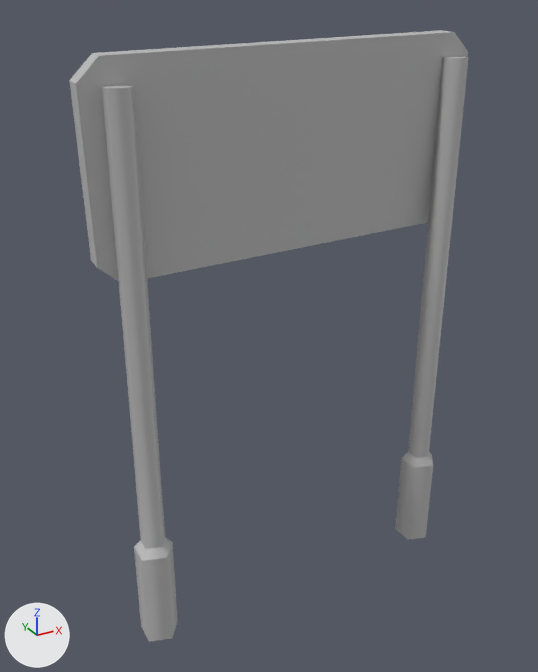
Two versions of the FBX model Source/Art/Industrial/SignStreet02.fbx, one commit apart.
Both versions are drawn from a 50 mm lens placed at (-4.13, -4.58, 4.73), pointed at (-1.5, 0.2, 2.34). Lighting does not change. The marker at lower left points along +X, +Y and +Z. Where no turn or scale is listed for an object, it has been applied to the vertices.

In view in the first picture: 'SignStreet02'.
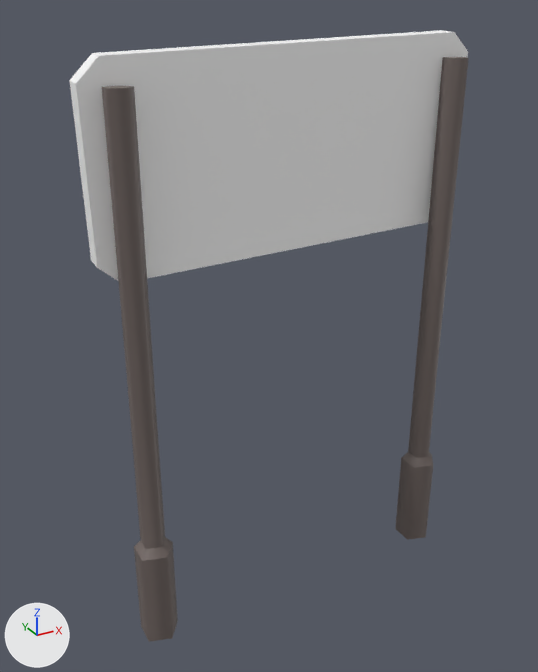
Changed parts and their boxes (x1, y1, x2, y2) in the pictures (538 x 672 px):
part 1 of me_mesh, recoloured: (130, 414, 178, 642) in both
part 2 of me_mesh, recoloured: (395, 452, 433, 540) in both
part 3 of me_mesh, recoloured: (102, 86, 156, 422) in both
part 4 of me_mesh, recoloured: (408, 58, 469, 458) in both
part 5 of me_mesh, recoloured: (69, 53, 118, 281) in both
part 6 of me_mesh, recoloured: (452, 32, 468, 58) in both
part 7 of me_mesh, recoloured: (93, 30, 454, 278) in both

The change, as a diff of the scene's bpy script:
```diff
--- a/Source/Art/Industrial/SignStreet02.fbx.py
+++ b/Source/Art/Industrial/SignStreet02.fbx.py
@@ mat_lambert_brown @@
+mat_lambert_brown = principled_material('lambert_brown')
+mat_lambert_brown.base_color = (0.161, 0.128, 0.119)  # grey #706461
@@ mat_lambert_white @@
+mat_lambert_white = principled_material('lambert_white')
+mat_lambert_white.base_color = (1.0, 1.0, 1.0)  # white #ffffff
@@ me_mesh @@
 me_mesh.from_pydata(...)  # 65 vertices, 69 faces; spans x -2.88..0.21, y -0.15..0.32, z 0.0..4.58
 # used by ob_signstreet02; location = (0.0, 0.0, 0.0)
+# me_mesh part 1: all 20 faces centred in x -2.78..-2.55, y -0.12..0.14, z 0.0..1.43 switch from mat_lambert5 (grey #bcbcbc) to mat_lambert_brown (grey #706461)
+# me_mesh part 2: all 15 faces centred in x -0.13..0.11, y -0.12..0.12, z 0.0..0.86 switch from mat_lambert5 (grey #bcbcbc) to mat_lambert_brown (grey #706461)
+# me_mesh part 3: all 10 faces centred in x -2.72..-2.57, y -0.05..0.14, z 3.13..4.3 switch from mat_lambert5 (grey #bcbcbc) to mat_lambert_brown (grey #706461)
+# me_mesh part 4: all 5 faces centred in x -0.08..0.07, y -0.08..0.08, z 2.65 switch from mat_lambert5 (grey #bcbcbc) to mat_lambert_brown (grey #706461)
+# me_mesh part 5: all 5 faces centred in x -2.86..-2.76, y 0.13..0.27, z 3.07..4.4 switch from mat_lambert5 (grey #bcbcbc) to mat_lambert_white (white #ffffff)
+# me_mesh part 6: all 5 faces centred in x 0.08..0.19, y 0.1..0.24, z 3.17..4.5 switch from mat_lambert5 (grey #bcbcbc) to mat_lambert_white (white #ffffff)
+# me_mesh part 7: all 4 faces centred in x -1.36..-1.31, y 0.11..0.26, z 3.04..4.53 switch from mat_lambert5 (grey #bcbcbc) to mat_lambert_white (white #ffffff)
```
